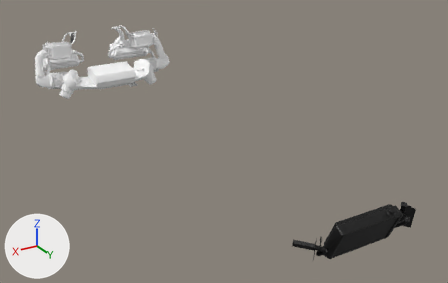
The glTF model source/raw/base/vehicles/docworks/v_sport3_docworks_arcadia_mkv/entities/meshes/doc_arcadia__ext01_engine_01_lower.glb: old version first, new version second.
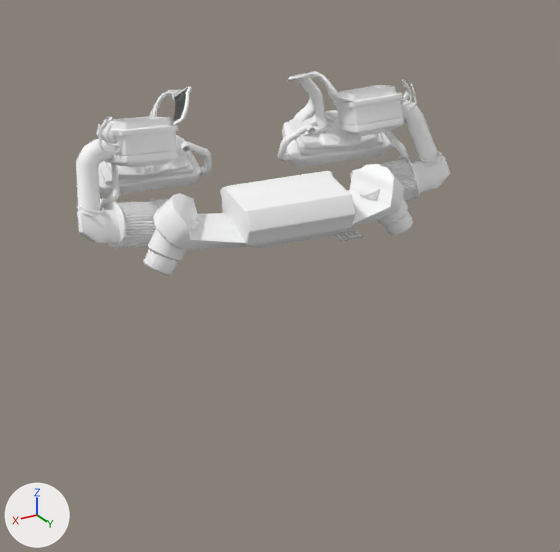
There are two pictures of each version: one whole from a 50 mm camera at (2.7, 5.2, 1.92) aimed at (-0.28, 0.23, -0.57), one close up on the part from 2% to 47% of the width and 0% to 70% of the height. Arrows for +X, +Y and +Z are at lower left; the lights stay in place. Vertices at the same position are counted once.

Names of what the first close-up shows: 'submesh_00_LOD_1.014', 'submesh_02_LOD_1.011'.
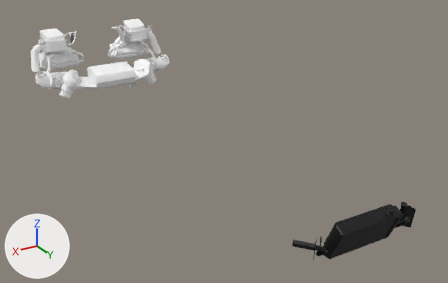
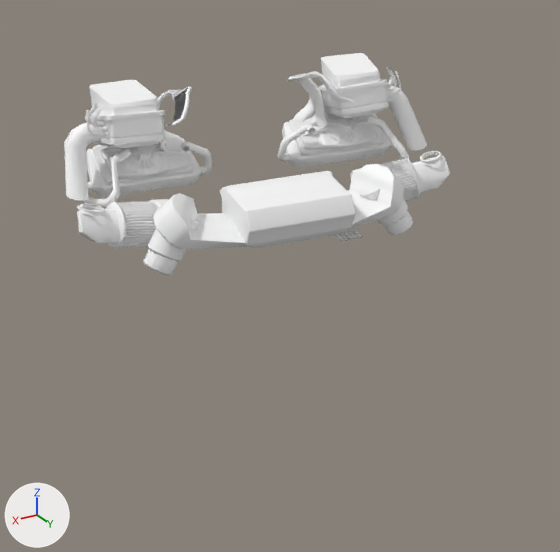
Location of each change, [x1, y1, x2, y2] in pixels of the close-ups (560 x 552 px; the box of a moved part takes in the faces that stretch with it):
'submesh_02_LOD_1.011', reshaped (9% taller)
    before: [76, 71, 450, 275]
    after: [64, 53, 450, 275]
part 1 of me_submesh_02_lod_1_011, moved or reshaped
    before: [402, 79, 410, 100]
    after: [386, 67, 394, 85]
part 2 of me_submesh_02_lod_1_011, moved or reshaped
    before: [403, 84, 412, 107]
    after: [387, 72, 397, 92]
part 3 of me_submesh_02_lod_1_011, moved or reshaped
    before: [404, 83, 417, 112]
    after: [388, 71, 401, 97]
part 4 of me_submesh_02_lod_1_011, moved or reshaped
    before: [97, 116, 112, 140]
    after: [85, 103, 100, 124]
part 5 of me_submesh_02_lod_1_011, moved or reshaped
    before: [108, 137, 117, 144]
    after: [96, 122, 104, 127]
part 6 of me_submesh_02_lod_1_011, moved or reshaped
    before: [105, 122, 117, 146]
    after: [93, 108, 105, 130]
part 7 of me_submesh_02_lod_1_011, moved or reshaped
    before: [98, 124, 118, 153]
    after: [86, 110, 105, 135]
part 8 of me_submesh_02_lod_1_011, moved or reshaped
    before: [76, 85, 439, 211]
    after: [64, 53, 427, 201]

The change, as a list of edits to the scene's bpy script:
```text
Change me_submesh_02_lod_1_011:
    used by ob_submesh_02_lod_1_011; location = (0.0, 0.0, 0.0)
    remove me_submesh_02_lod_1_011.from_pydata(...)  # 7299 vertices, 11873 faces; spans x -0.92..0.92, y -2.82..2.64, z -0.69..0.1
    add me_submesh_02_lod_1_011.from_pydata(...)  # 7315 vertices, 11917 faces; spans x -0.92..0.92, y -2.82..2.64, z -0.69..0.1
    me_submesh_02_lod_1_011 part 1: the loose piece of 40 vertices spanning x -0.77..-0.7, y -2.37..-2.31, z -0.07..0.04 is moved by (0.0, -0.17, 0.03)
    me_submesh_02_lod_1_011 part 2: the loose piece of 28 vertices spanning x -0.75..-0.69, y -2.32..-2.29, z -0.1..0.02 is moved by (0.0, -0.17, 0.03)
    me_submesh_02_lod_1_011 part 3: the loose piece of 24 vertices spanning x -0.77..-0.68, y -2.34..-2.3, z -0.12..0.01 is moved by (0.0, -0.17, 0.03)
    me_submesh_02_lod_1_011 part 4: the loose piece of 40 vertices spanning x 0.7..0.77, y -2.37..-2.31, z -0.07..0.04 is moved by (0.0, -0.17, 0.03)
    me_submesh_02_lod_1_011 part 5: the loose piece of 22 vertices spanning x 0.68..0.72, y -2.38..-2.34, z -0.1..-0.07 is moved by (0.0, -0.17, 0.04)
    me_submesh_02_lod_1_011 part 6: the loose piece of 28 vertices spanning x 0.69..0.75, y -2.32..-2.29, z -0.1..0.02 is moved by (0.0, -0.17, 0.03)
    me_submesh_02_lod_1_011 part 7: the loose piece of 24 vertices spanning x 0.68..0.77, y -2.34..-2.3, z -0.12..0.01 is moved by (0.0, -0.17, 0.03)
    me_submesh_02_lod_1_011 part 8: 1 vertex moved within x 0.46, y -2.7, z -0.18; 406 vertices removed from x -0.9..0.9, y -2.57..-2.26, z -0.43..0.01; 422 vertices added at x -0.9..0.9, y -2.75..-2.43, z -0.36..0.09
```
